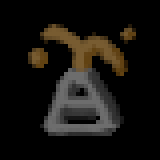
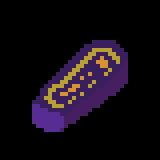
Two versions of the same layered image (160×160). Layer-by-layer changes:
hid "Upgrade Mining Rig 1" over [28, 24, 136, 136]
added layer "upgrade_singularity_workers_3" above "Deprecated Upgrade" over [28, 24, 136, 136]
